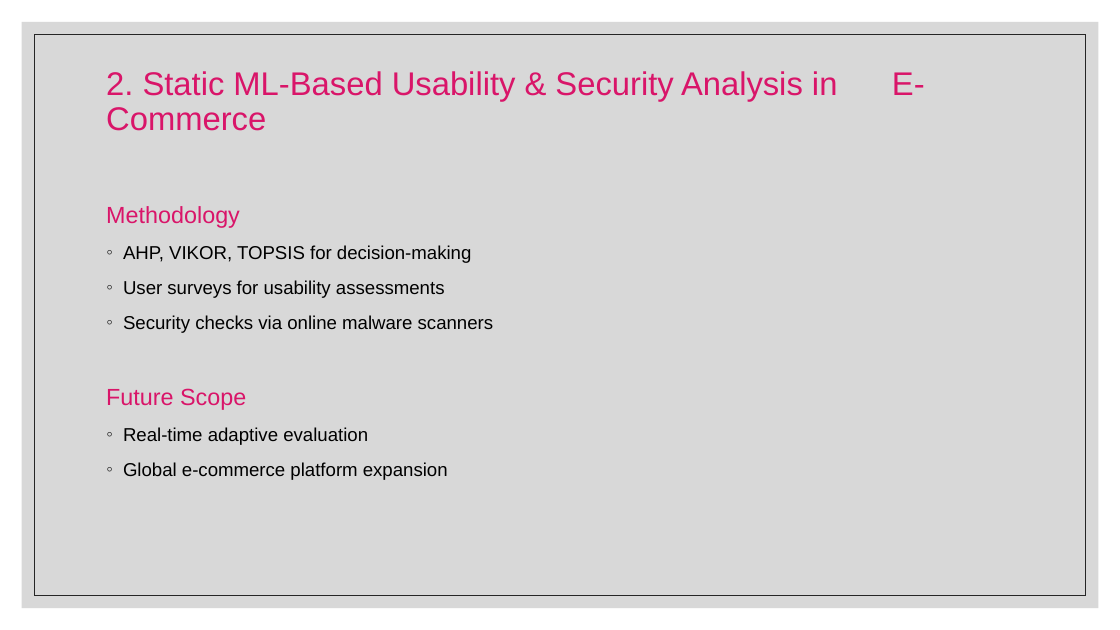
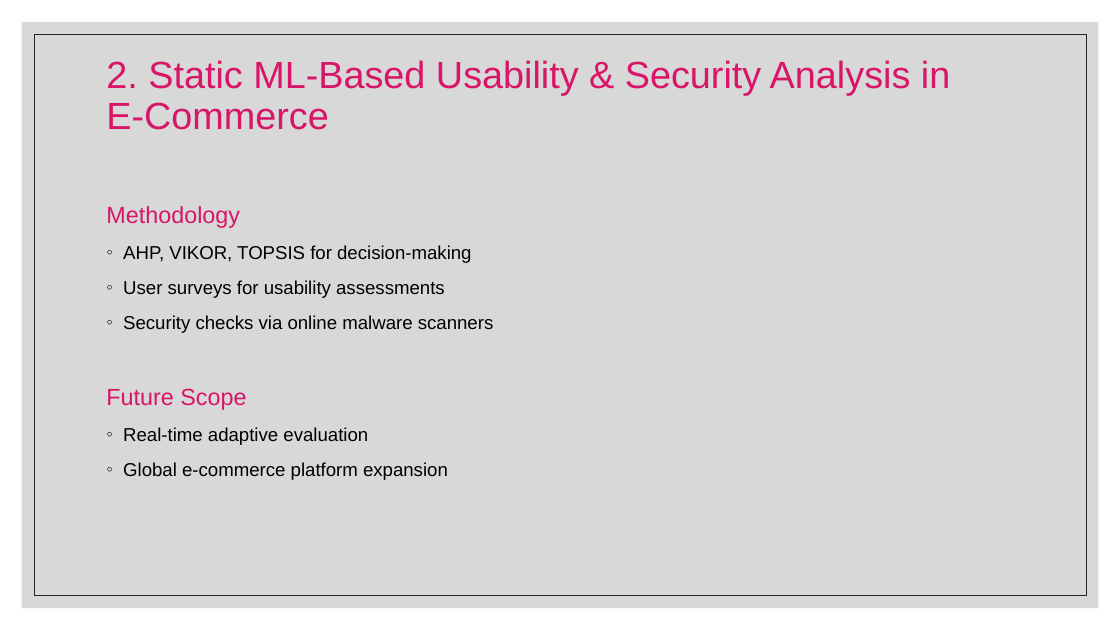
Before and after one commit to ajaykn04/SwiftBuy, a slide deck: slide 5 of The Future of Online Shopping.pptx. Drawn at 1120x630 pixels with LibreOffice and Linux fonts; fonts in the diff are those of the drawing. Boxes give left, top, right and bottom in pixels: in the first picture for what was removed or moved away, otherwise in the second. Text is boxed around its words. In the diff, an @@ line names an element or a change of style, - is before the commit and + after.

```diff
--- a/The Future of Online Shopping.pptx
+++ b/The Future of Online Shopping.pptx
@@ rectangle at box(34, 34, 1086, 596): outline #262626 0.51 pt to #262626 0.5 pt @@
@@ title "2. Static ML-Based Usability & ..." at box(106, 60, 950, 130): size 28.1 to 32.4 pt @@
```
Also in this commit, not shown: 14 other slides changed, 2 slides added, 3 slides removed.
